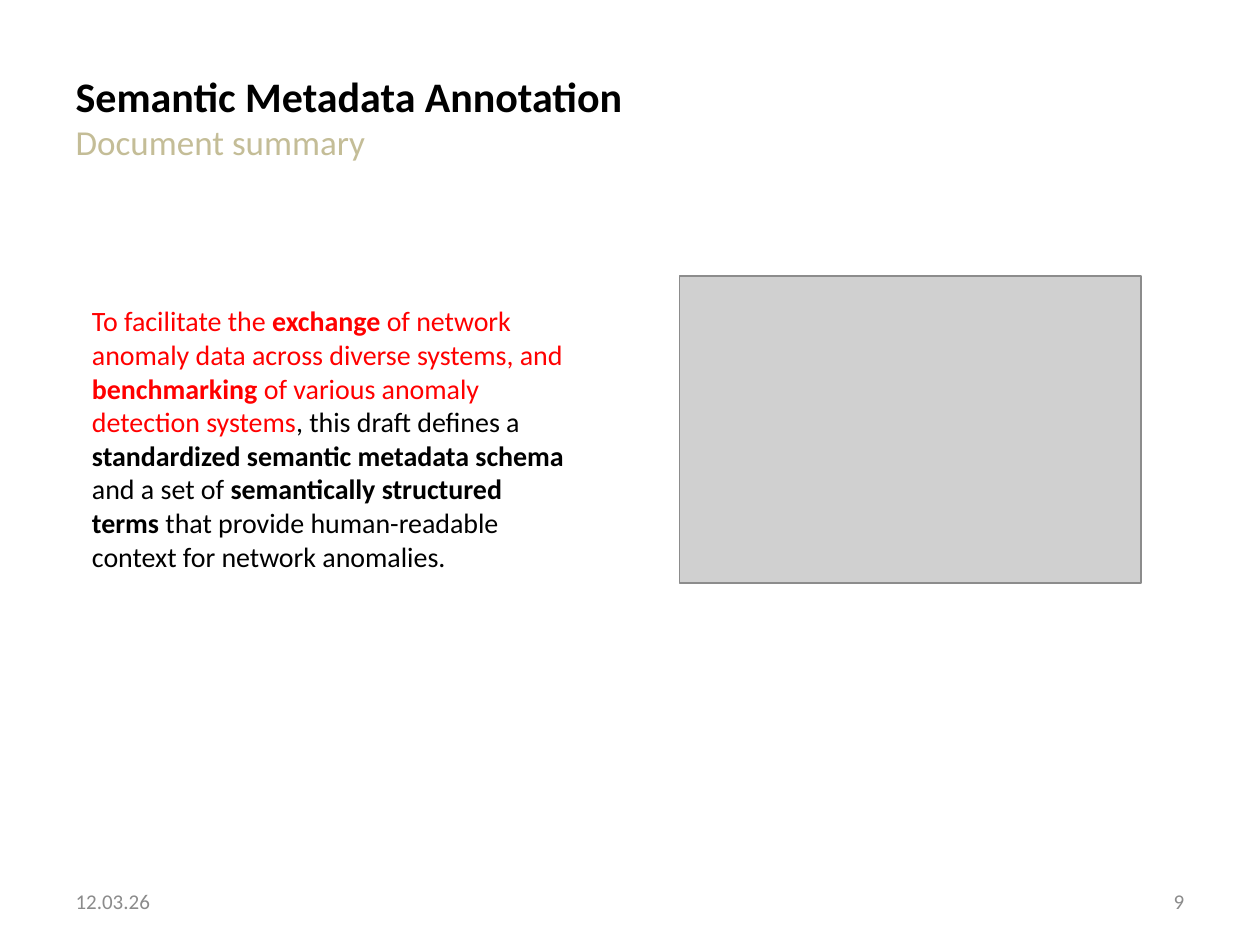
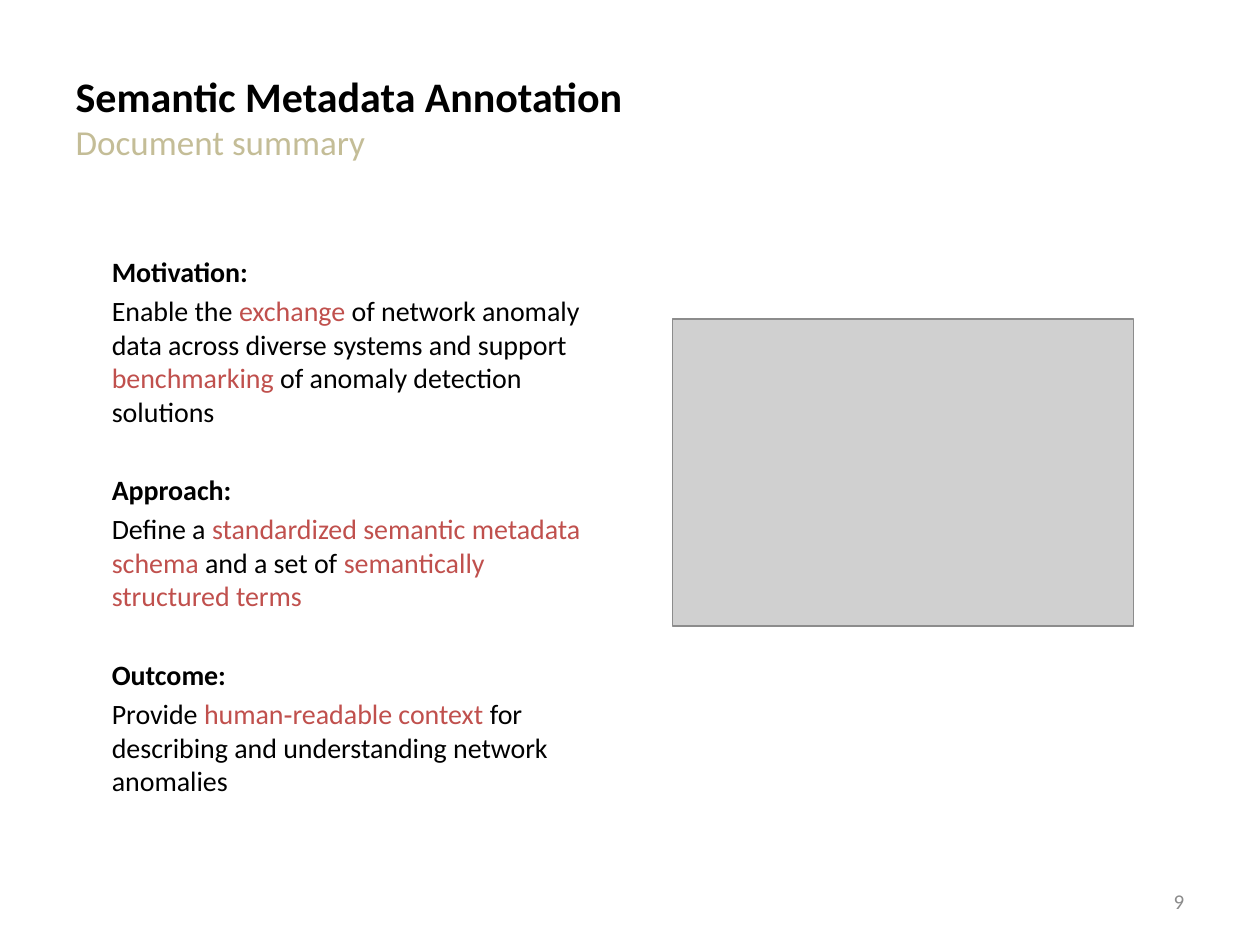
Before and after one commit to network-analytics/ietf-network-analytics-document-status, a slide deck: slide 9 of 125/NMOP/draft-ietf-nmop-network-anomaly-architecture-semantics-lifecycle.pptx. Drawn at 1260x945 pixels with LibreOffice and Linux fonts; fonts in the diff are those of the drawing; grey boxes stand for pictures. Boxes give left, top, right and bottom in pixels: in the first picture for what was removed or moved away, otherwise in the second. Text is boxed around its words. In the diff, an @@ line names an element or a change of style, - is before the commit and + after.

Commit message:
update anomaly detection slides: bullet points, update date, etc

```diff
--- a/125/NMOP/draft-ietf-nmop-network-anomaly-architecture-semantics-lifecycle.pptx
+++ b/125/NMOP/draft-ietf-nmop-network-anomaly-architecture-semantics-lifecycle.pptx
@@ text at (112, 262, 581, 792): text changed @@
-To facilitate the exchange of network anomaly data across diverse systems, and benchmarking of various anomaly detection systems, this draft defines a standardized semantic metadata schema and a set of semantically structured terms that provide human-readable context for network anomalies.
+Motivation:
+Enable the exchange of network anomaly data across diverse systems and support benchmarking of anomaly detection solutions
+Approach:
+Define a standardized semantic metadata schema and a set of semantically structured terms
+Outcome:
+Provide human‑readable context for describing and understanding network anomalies
@@ picture: place and size @@
-picture at (680, 276, 1142, 583)
+picture at (673, 319, 1134, 626)
@@ text removed at (76, 895, 150, 909) @@
-12.03.26
```
Also in this commit, not shown: 14 other slides changed, 1 other file.
